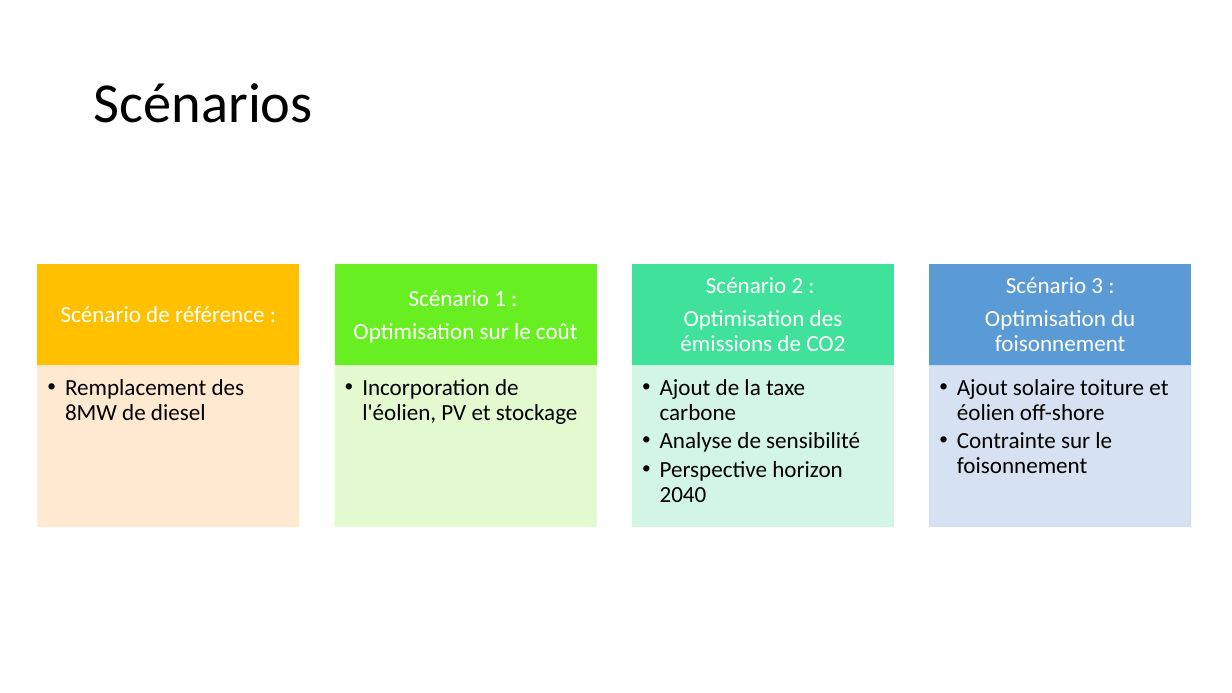
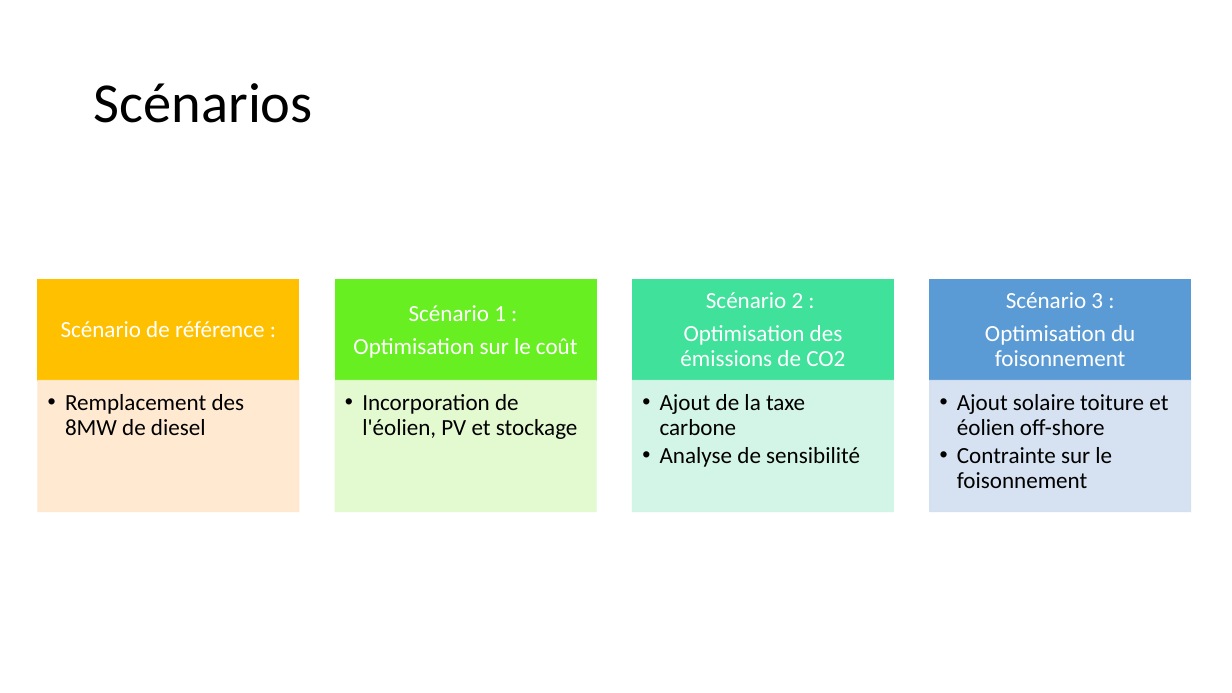
Before and after one commit to cledat/Projet-EA314, a slide deck: slide 4 of rapport.pptx. Drawn at 1232x693 pixels with LibreOffice and Linux fonts; fonts in the diff are those of the drawing. Boxes give left, top, right and bottom in pixels: in the first picture for what was removed or moved away, otherwise in the second. Text is boxed around its words. In the diff, an @@ line names an element or a change of style, - is before the commit and + after.

```diff
--- a/rapport.pptx
+++ b/rapport.pptx
@@ 4 texts, 4 rectangles: place and size @@
-4 texts, 4 rectangles at bbox=[38, 265, 1190, 366]
+4 texts, 4 rectangles at bbox=[38, 280, 1190, 381]
@@ text "Remplacement des 8MW de diesel": place and size @@
-text "Remplacement des 8MW de diesel" at bbox=[65, 379, 245, 420]
+text "Remplacement des 8MW de diesel" at bbox=[65, 394, 245, 435]
@@ rectangle: place and size @@
-rectangle at bbox=[38, 366, 299, 527]
+rectangle at bbox=[38, 381, 299, 512]
@@ text "Incorporation de l'éolien, PV et ...": place and size @@
-text "Incorporation de l'éolien, PV et ..." at bbox=[362, 379, 578, 424]
+text "Incorporation de l'éolien, PV et ..." at bbox=[362, 394, 578, 439]
@@ rectangle: place and size @@
-rectangle at bbox=[335, 366, 596, 527]
+rectangle at bbox=[335, 381, 596, 512]
@@ text "Ajout de la taxe carbone": place and size @@
-text "Ajout de la taxe carbone" at bbox=[660, 379, 860, 502]
+text "Ajout de la taxe carbone" at bbox=[660, 394, 860, 467]
@@ rectangle: place and size @@
-rectangle at bbox=[633, 366, 894, 527]
+rectangle at bbox=[633, 381, 894, 512]
@@ text "Ajout solaire toiture et éolien ...": place and size @@
-text "Ajout solaire toiture et éolien ..." at bbox=[957, 379, 1168, 473]
+text "Ajout solaire toiture et éolien ..." at bbox=[957, 394, 1168, 488]
@@ rectangle: place and size @@
-rectangle at bbox=[930, 366, 1190, 527]
+rectangle at bbox=[930, 381, 1190, 512]
@@ text at bbox=[660, 461, 843, 502]: paragraph removed @@
-  • Perspective horizon 2040
```
Also in this commit, not shown: 8 other slides changed, 1 slide added.
